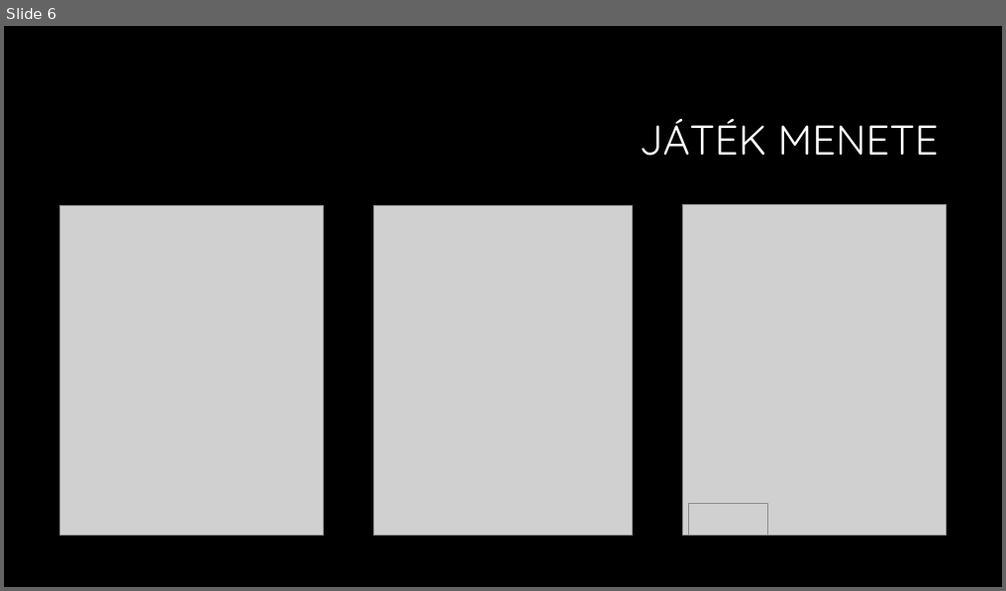
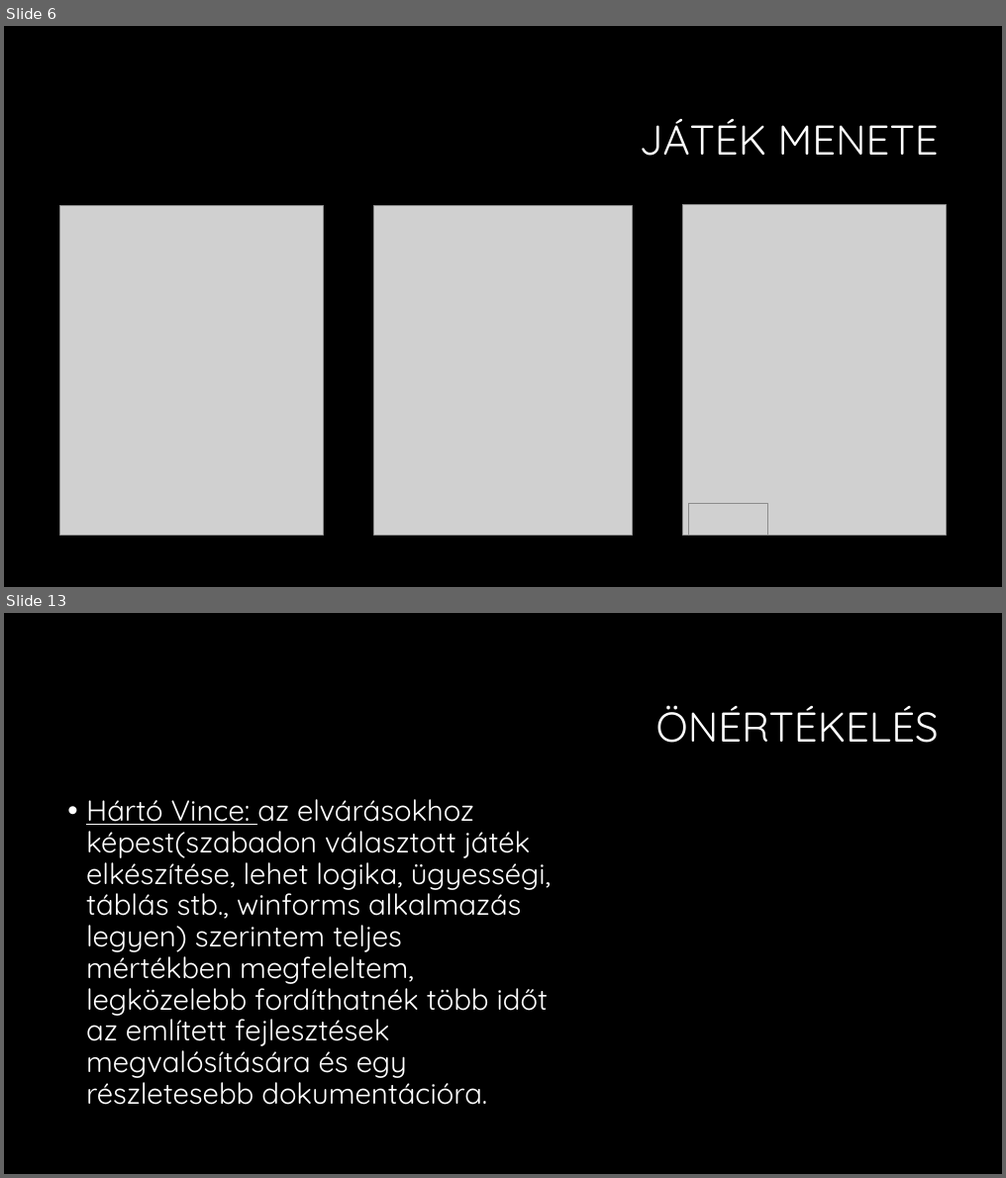
Before and after one commit to vincevince0/wizli, a slide deck: Amőba játék.pptx. Shown one above the other, each under a label of ours: slide 6 before the commit, slides 6 and 13 after it; the slides between them are not shown. The pictures are 1006x591 and 1006x1178 pixels, drawn with LibreOffice and Linux fonts; fonts in the diff are those of the drawing; grey boxes stand for pictures; background and template pictures are left out. Boxes give left, top, right and bottom in pixels: in the first picture for what was removed or moved away, otherwise in the second. Text is boxed around its words. In the diff, an @@ line names an element or a change of style, - is before the commit and + after.

```diff
--- a/Amőba játék.pptx
+++ b/Amőba játék.pptx
@@ slide 13 added at [4,613,1002,1174], background #000000 @@
@@ title added at [656,705,939,743], 40 pt, text #FFFFFF @@
+ÖNÉRTÉKELÉS
@@ text added at [86,799,550,1105], 28 pt, text #FFFFFF @@
+• Hártó Vince: az elvárásokhoz képest(szabadon választott játék elkészítése, lehet logika, ügyességi, táblás stb., winforms alkalmazás legyen) szerintem teljes mértékben megfeleltem, legközelebb fordíthatnék több időt az említett fejlesztések megvalósítására és egy részletesebb dokumentációra.
```
Also in this commit, not shown: 3 slides changed, 7 other slides added.
